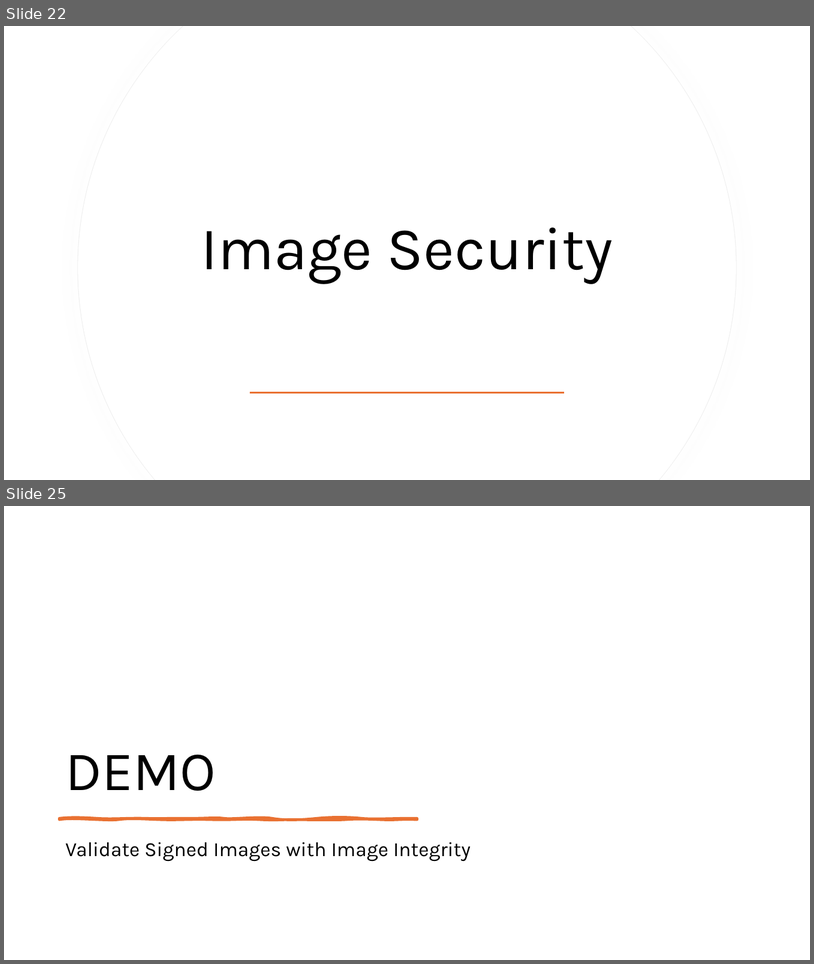
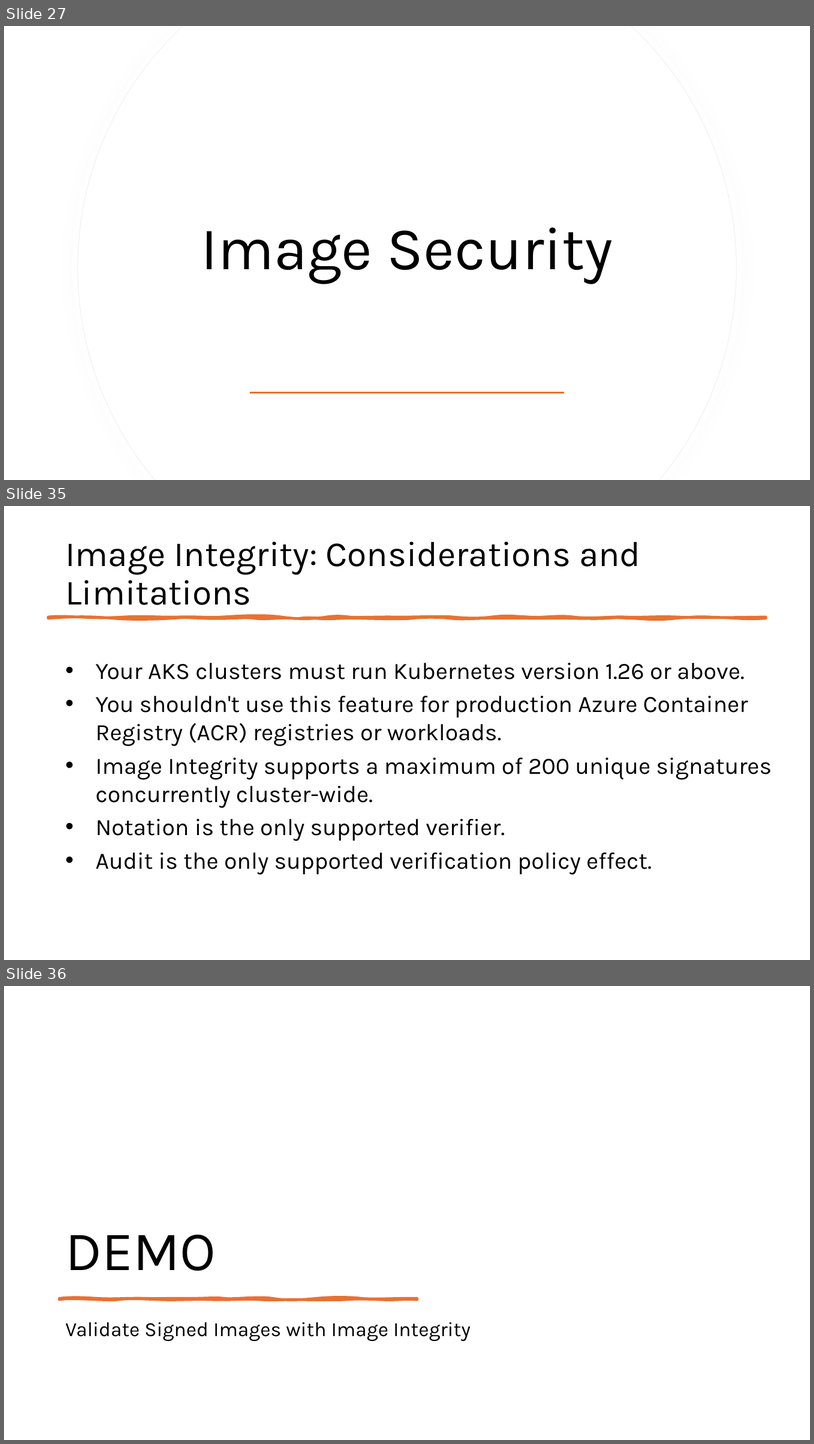
Before and after one commit to fhbilgen/AKSDeepDive, a slide deck: AKS_DD_Security.pptx. Shown one above the other, each under a label of ours: slides 22 and 25 before the commit, slides 27, 35 and 36 after it; the slides between them are not shown. The pictures are 814x964 and 814x1444 pixels, drawn with LibreOffice and Linux fonts; fonts in the diff are those of the drawing. Boxes give left, top, right and bottom in pixels: in the first picture for what was removed or moved away, otherwise in the second. Text is boxed around its words. In the diff, an @@ line names an element or a change of style, - is before the commit and + after.

```diff
--- a/AKS_DD_Security.pptx
+++ b/AKS_DD_Security.pptx
@@ slide 35 added at <box>4,506,810,960</box>, background #FFFFFF @@
@@ title added at <box>65,541,641,605</box>, 42 pt, text #000000 @@
+Image Integrity: Considerations and Limitations
@@ freeform shape added at <box>48,617,766,618</box>, fill #E97132, outline #E97132 3.25 pt @@
@@ text added at <box>96,663,772,874</box>, 28 pt, text #000000 @@
+• Your AKS clusters must run Kubernetes version 1.26 or above.
+• You shouldn't use this feature for production Azure Container Registry (ACR) registries or workloads.
+• Image Integrity supports a maximum of 200 unique signatures concurrently cluster-wide.
+• Notation is the only supported verifier.
+• Audit is the only supported verification policy effect.
@@ what was slide 22 is now slide 27 @@
@@ what was slide 25 is now slide 36 @@
```
Also in this commit, not shown: 2 slides changed, 13 other slides added, 3 slides removed, 11 other files.
